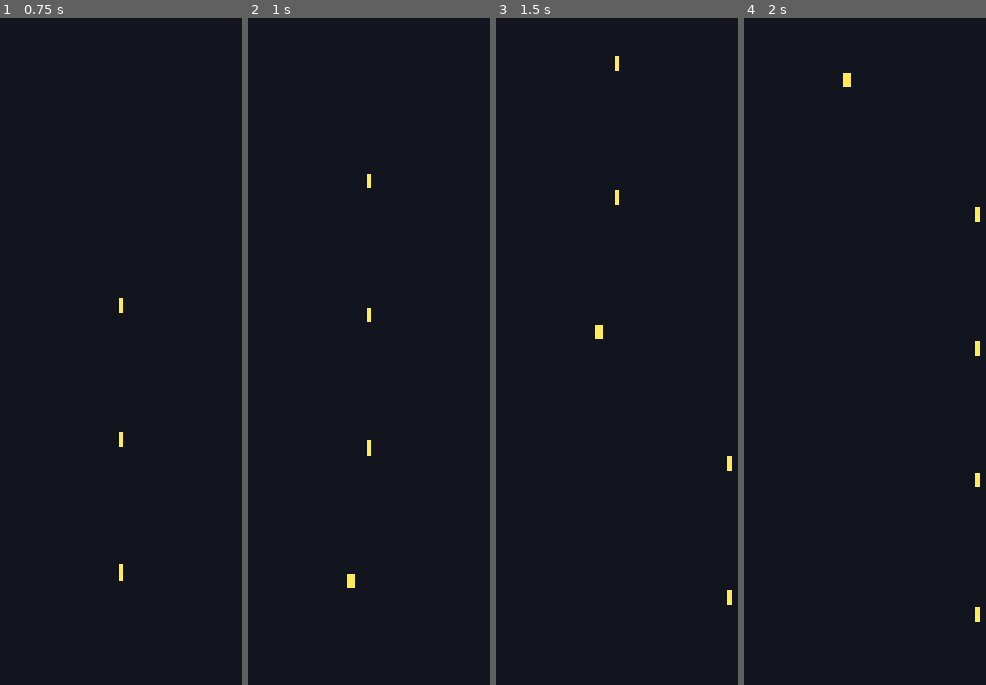
Above: before the commit, frames 1-4 (left to right).
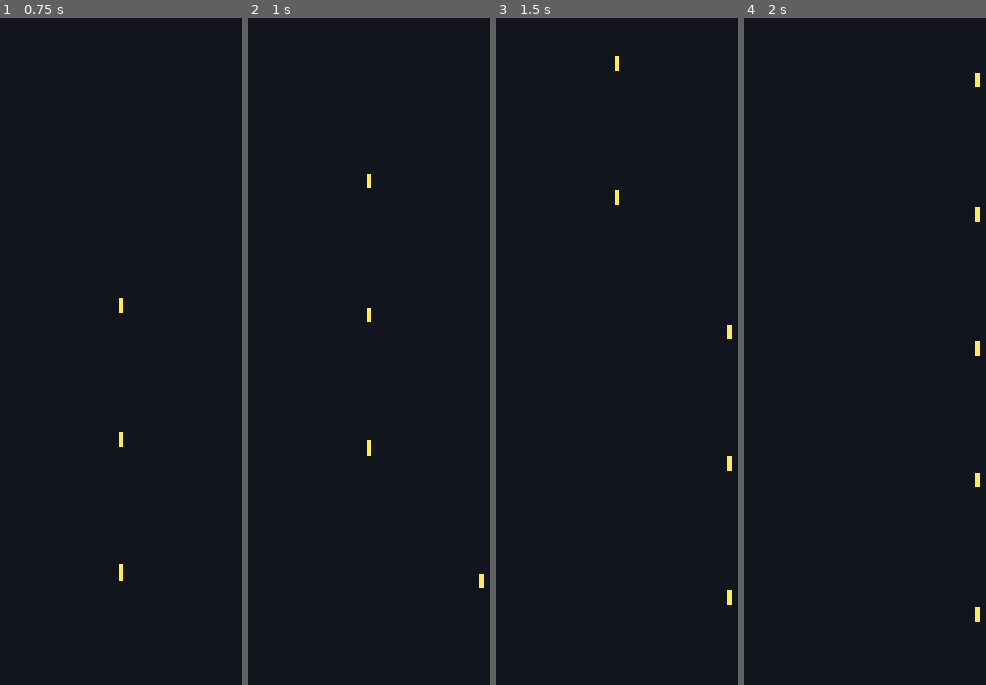
Above: after the commit, the same moments.

Repository: ScriptByFei/kernwerk-godot
Game: Godot game, scene res://scenes/game/game.tscn
Same seed, same stepped clock (60 frames per second), same inputs: the game is played once before the commit and once after it.
Inputs (mouse positions are in pixels of both pictures, inside the frame that each line leads up to):
- Up to frame 1 (0.75 s): tap Enter at 0.5 s; move the mouse to (220, 378) at 0.52 s; hold D (lane_right) from 0.53 s (still down); hold 1 (lane_1) from 0.53 s (still down); click (220, 378) at 0.67 s
- Up to frame 2 (1 s): keep holding D (lane_right); keep holding 1 (lane_1)
- Up to frame 3 (1.5 s): release D (lane_right) at 1.25 s; release 1 (lane_1) at 1.25 s; tap Space at 1.25 s; drag from (527, 458) to (595, 578) at 1.27 s
- Up to frame 4 (2 s): no input

Frame 1 is identical in both runs. In frame 2, 0.1% of the frame differs, in the area x 40-98%, y 83-86%; in frame 3, 0.1%; in frame 4, 0.1%.

Commit message:
fix: player invisible on tall screens — keep_width aspect + per-frame viewport follow

Diff:
--- a/project.godot
+++ b/project.godot
@@ -20,7 +20,7 @@
 window/size/window_width_override=405
 window/size/window_height_override=720
 window/stretch/mode="canvas_items"
-window/stretch/aspect="expand"
+window/stretch/aspect="keep_width"
 window/handheld/orientation=1
 
 [input]
--- a/scripts/player/player.gd
+++ b/scripts/player/player.gd
@@ -15,6 +15,14 @@
 	touch.swiped.connect(move_lane)
 	touch.tapped_lane.connect(move_to_lane)
 	weapon.setup(self)
+	set_process(true)
+
+func _process(_delta: float) -> void:
+	# Viewport kann sich im Web-Export dynamisch ändern (iOS-URL-Bar, Rotation).
+	# Statt Notifications zu vertrauen: Position jedes Frame neu setzen, wenn abweichend.
+	var target := Vector2(_lane_x(current_lane), _player_y())
+	if position.distance_squared_to(target) > 1.0:
+		position = target
 
 func _unhandled_input(event: InputEvent) -> void:
 	# Desktop/Entwicklung
